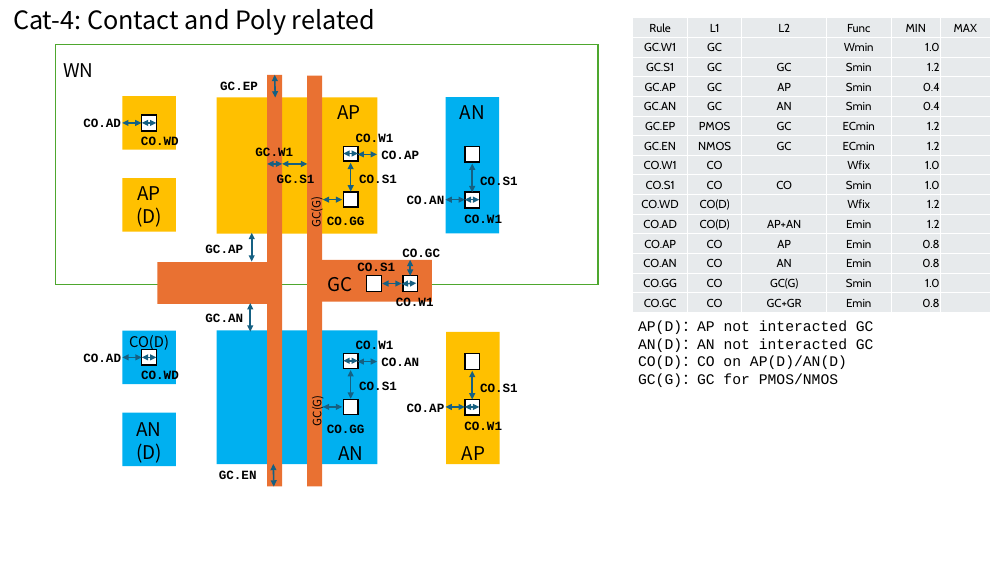
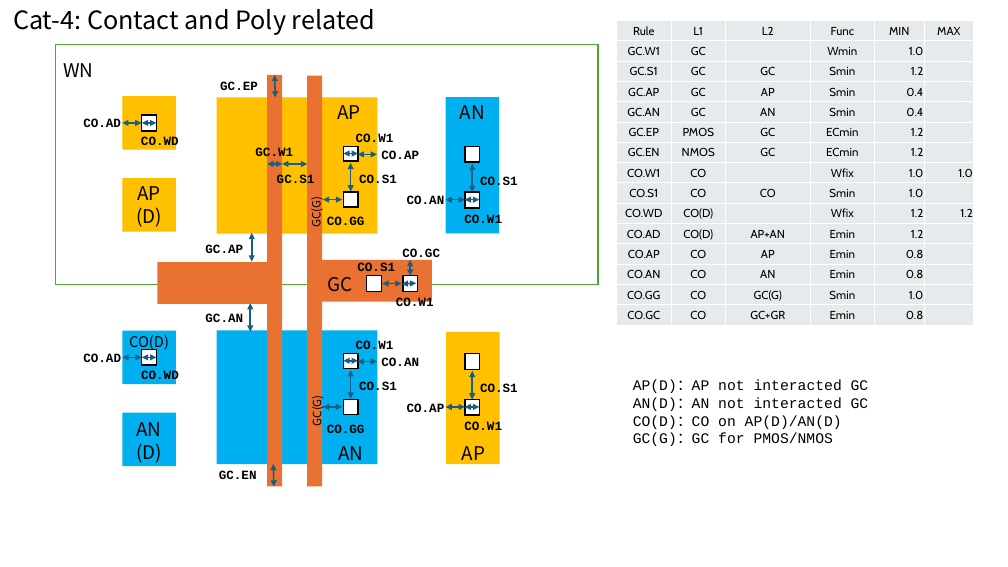
Before and after one commit to d-m-bailey/TR-1um, a slide deck: slide 6 of Document/TR-1um_DRC_summary.pptx. Drawn at 1008x567 pixels with LibreOffice and Linux fonts; fonts in the diff are those of the drawing. Boxes give left, top, right and bottom in pixels: in the first picture for what was removed or moved away, otherwise in the second. Text is boxed around its words. In the diff, an @@ line names an element or a change of style, - is before the commit and + after.

```diff
--- a/Document/TR-1um_DRC_summary.pptx
+++ b/Document/TR-1um_DRC_summary.pptx
@@ table at (x1=617, y1=20, x2=973, y2=325) @@
-row 8, column 6: 
+row 8, column 6: 1.0
-row 10, column 6: 
+row 10, column 6: 1.2
@@ table resized from (x1=633, y1=18, x2=989, y2=313) to (x1=617, y1=20, x2=973, y2=325) @@
@@ text "AP(D)：AP not interacted GC" rewrapped from (x1=631, y1=313, x2=971, y2=410) to (x1=633, y1=379, x2=869, y2=446) @@
```
Also in this commit, not shown: 6 other slides changed, 3 other files.
